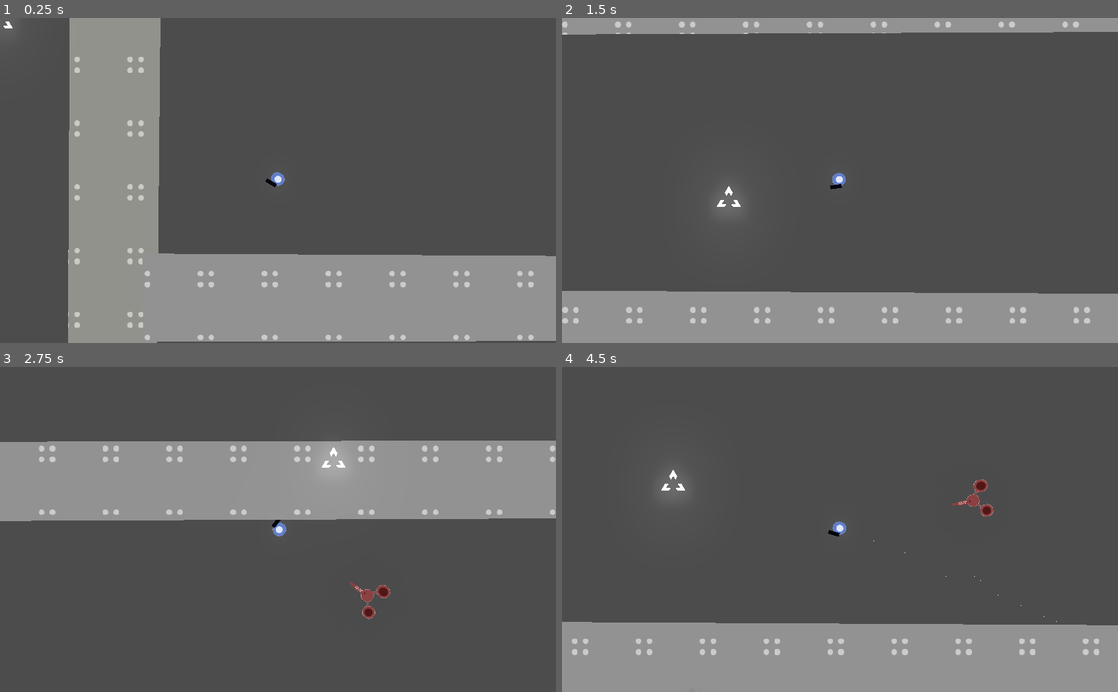
Above: before the commit, frames 1-4 (two rows, left to right).
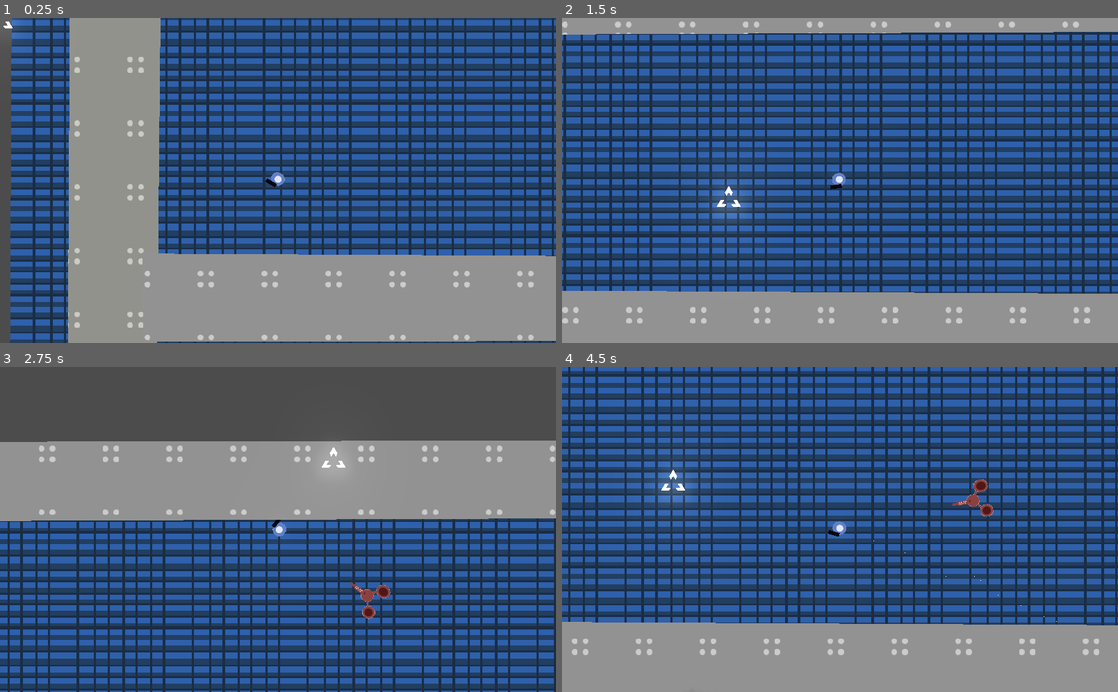
Above: after the commit, the same moments.

Repository: jnrdrgz/BadDrones
Game: Godot game, scene res://Game/Levels/Floor3.tscn
Two runs of this game, one before a commit and one after it. Both use one fixed random seed, a clock stepped at 60 frames per second and the inputs below. This scene is started directly instead of the project's main scene. The engine's default icon, where the game draws it, is replaced by a stand-in: a white triangle on a blue panel in a dark square.
Inputs (mouse positions are in pixels of both pictures, inside the frame that each line leads up to):
- Up to frame 1 (0.25 s): no input
- Up to frame 2 (1.5 s): tap Enter at 0.5 s; move the mouse to (962, 164) at 0.52 s; press the mouse at (962, 164) at 0.53 s; hold W (move_up) 0.53-1.28 s; move the mouse to (728, 196) at 1.27 s; release the mouse at (728, 196) at 1.28 s; hold S (move_down) from 1.28 s (still down); tap 1 (weapon1) at 1.35 s
- Up to frame 3 (2.75 s): move the mouse to (333, 458) at 2.02 s; release S (move_down) at 2.03 s; hold W (move_up) from 2.03 s (still down); hold 2 (weapon2) from 2.03 s (still down)
- Up to frame 4 (4.5 s): move the mouse to (812, 594) at 2.77 s; release 2 (weapon2) at 2.78 s; tap Enter at 2.85 s; move the mouse to (1006, 578) at 3.52 s; release W (move_up) at 3.53 s; press the mouse at (1006, 578) at 3.53 s; hold S (move_down) from 3.53 s (still down); move the mouse to (673, 480) at 4.27 s; release the mouse at (673, 480) at 4.28 s; tap 1 (weapon1) at 4.35 s

The runs differ from the first frame. In frame 1, 63% of the frame differs, in the area x 1-100%, y 0-100%; in frame 2, 80%, in the area x 0-100%, y 4-85%; in frame 3, 53%; in frame 4, 79%.

Commit message:
fin gj

Diff:
--- a/Enemies/Engine/Projectile.tscn
+++ b/Enemies/Engine/Projectile.tscn
@@ -1,10 +1,10 @@
 [gd_scene load_steps=4 format=2]
 
-[ext_resource path="res://icon.png" type="Texture" id=1]
+[ext_resource path="res://Assets/proyectil_bullethell.png" type="Texture" id=1]
 [ext_resource path="res://Enemies/Engine/Projectile.gd" type="Script" id=2]
 
 [sub_resource type="CircleShape2D" id=1]
-radius = 18.2504
+radius = 3.82426
 
 [node name="Projectile" type="KinematicBody2D"]
 collision_layer = 2147484672
@@ -12,8 +12,10 @@
 script = ExtResource( 2 )
 
 [node name="Sprite" type="Sprite" parent="."]
+position = Vector2( 0.25, 2.25 )
 scale = Vector2( 0.5, 0.5 )
 texture = ExtResource( 1 )
 
 [node name="CollisionShape2D" type="CollisionShape2D" parent="."]
+position = Vector2( -0.5, 1.25 )
 shape = SubResource( 1 )
--- a/Game/BaseEnemy.gd
+++ b/Game/BaseEnemy.gd
@@ -9,7 +9,7 @@
 export var health = 3
 var can_move = true
 
-
+var rng = RandomNumberGenerator.new()
 
 
 #Shield variables
@@ -37,9 +37,22 @@
 					print("Wall collision")
 					kill()
 
+onready var col_scene = preload("res://Game/LaserCollectable.tscn")
+var spawned_a_col = false
+func spawn_collect():
+	if not spawned_a_col:
+		var col_inst = col_scene.instance()
+		col_inst.scale = Vector2(0.6,0.6)
+		col_inst.global_position = global_position
+		get_tree().current_scene.add_child(col_inst)
+		spawned_a_col = true
 
 func _process(delta):
 	if killed:
+		#rng.randomize()
+		var r = rng.randi_range(0,7)
+		if r == 4:
+			spawn_collect()
 		if $Explosion.finished:
 			queue_free()
 
@@ -65,6 +78,8 @@
 	$Explosion.play_anim("main_explosion")
 	killed = true
 
+
+
 func set_player():
 	player = get_tree().current_scene.get_node("Player")
 
--- a/Game/Enemy2.gd
+++ b/Game/Enemy2.gd
@@ -17,6 +17,7 @@
 	var enemy_instance = projectile_enemy_scene.instance()
 	#enemy_instance.scale = Vector2(0.3,0.3)
 	enemy_instance.global_position = global_position
+
 	get_tree().current_scene.add_child(enemy_instance)
 
 func _on_EnemyCreationTimer_timeout():
--- a/Game/Engine.gd
+++ b/Game/Engine.gd
@@ -43,15 +43,19 @@
 	$Shield.visible = false
 	shield_activated = false
 
+var MAX_PROJ = 50
+var projs = 0
 func spawn_enemy():
-	var enemy_instance = Argos.instance()
+	if projs < MAX_PROJ:
+		var enemy_instance = Argos.instance()
 
-	var points = $SpawnPoints.get_children()
-	var point = points[randi() % points.size()]
-	#print(point.name)
+		var points = $SpawnPoints.get_children()
+		var point = points[randi() % points.size()]
+		#print(point.name)
 
-	enemy_instance.global_position = point.global_position
-	get_tree().current_scene.add_child(enemy_instance)
+		enemy_instance.global_position = point.global_position
+		get_tree().current_scene.add_child(enemy_instance)
+		projs += 1
 
 func _on_EnemyCreationTimer_timeout():
 	print("enemy created")
--- a/Game/Levels/Floor2.tscn
+++ b/Game/Levels/Floor2.tscn
@@ -10,6 +10,7 @@
 [node name="BaseLevel" instance=ExtResource( 1 )]
 
 [node name="Floor" parent="." index="0" instance=ExtResource( 2 )]
+visible = true
 position = Vector2( -1370.11, 809.179 )
 polygon = PoolVector2Array( -1147.51, -1152.29, -1218.39, 2104.91, 2065.58, 3599.47, 6296.91, 2603.86, 6296.91, -1084.41, 2042.96, -2147.89 )
 
@@ -63,20 +64,27 @@
 [node name="Argos11" parent="Enemies" index="11" instance=ExtResource( 6 )]
 position = Vector2( 2319.86, 242.803 )
 
-[node name="Wall13" type="StaticBody2D" parent="Walls" index="0"]
+[node name="Wall13" type="StaticBody2D" parent="Walls" index="0" groups=[
+"walls",
+]]
 position = Vector2( -1179.7, 337.721 )
 rotation = 0.199133
 
 [node name="CollisionPolygon2D" type="CollisionPolygon2D" parent="Walls/Wall13" index="0"]
-position = Vector2( 60.3213, 138.456 )
-polygon = PoolVector2Array( 999.88, -617.82, 696.979, -175.403, 785.891, 373.142, 910.432, 936.285, 1105.78, 1448.15, 1382.99, 1712.44, 1810.72, 1800.62, 2369.24, 1770.75, 3223.44, 1578.95, 3715.56, 1324.35, 4117.69, 816.161, 3937.19, 17.9189, 3831.63, -601.338, 3524.84, -1063.52, 3039.57, -1159.7, 1547.46, -858.58, 1001.01, -618.75, 827.056, -937.576, 3072.77, -1379.92, 3681.24, -1250.37, 4017.97, -735.998, 4142.35, -23.4848, 4300.44, 759.87, 3841, 1506.23, 3313.77, 1808.72, 2296.38, 2057.61, 1529.66, 1929.1, 951.348, 1762.56, 775.036, 1536.69, 374.048, -234.372, 821.006, -934.635 )
+position = Vector2( 895.891, -445.441 )
+polygon = PoolVector2Array( 295.1, 2053.59, 91.1896, 1547.7, -130.713, 394.137, 157.59, -12.6521, 659.756, -277.403, 2219.44, -592.158, 2690.87, -469.415, 2980.68, -4.9902, 3247.44, 1417.22, 2936.84, 1850.5, 2261.92, 2178.86, 1206.85, 2391.78, 564.493, 2308.09, 297.804, 2058.93, -106.101, 2330.89, -11.6843, 3078.32, 4019.15, 2316.69, 3262.96, -1430.62, -1071.5, -497.665, -119.749, 2348.1 )
+__meta__ = {
+"_editor_description_": ""
+}
 
 [node name="Polygon2D" type="Polygon2D" parent="Walls/Wall13" index="1"]
 position = Vector2( 895.891, -445.441 )
 texture = ExtResource( 4 )
 polygon = PoolVector2Array( 295.1, 2053.59, 91.1896, 1547.7, -130.713, 394.137, 157.59, -12.6521, 659.756, -277.403, 22 …(273 unchanged characters)…
 
-[node name="Wall" type="StaticBody2D" parent="Walls" index="1"]
+[node name="Wall" type="StaticBody2D" parent="Walls" index="1" groups=[
+"walls",
+]]
 position = Vector2( -404.278, 671.451 )
 rotation = 0.199133
 __meta__ = {
@@ -92,7 +100,9 @@
 texture = ExtResource( 4 )
 polygon = PoolVector2Array( 327.824, 741.959, 319.339, 818.326, 580.603, 812.689, 781.787, 668.42, 729.461, 617.508, 577.934, 737.938 )
 
-[node name="Wall2" type="StaticBody2D" parent="Walls" index="2"]
+[node name="Wall2" type="StaticBody2D" parent="Walls" index="2" groups=[
+"walls",
+]]
 position = Vector2( 155.716, 999.484 )
 rotation = -0.176601
 __meta__ = {
@@ -108,7 +118,9 @@
 texture = ExtResource( 4 )
 polygon = PoolVector2Array( 327.824, 741.959, 319.339, 818.326, 580.603, 812.689, 781.787, 668.42, 729.461, 617.508, 577.934, 737.938 )
 
-[node name="Wall14" type="StaticBody2D" parent="Walls" index="3"]
+[node name="Wall14" type="StaticBody2D" parent="Walls" index="3" groups=[
+"walls",
+]]
 position = Vector2( -1452.45, 63.6537 )
 rotation = -0.176601
 __meta__ = {
@@ -124,7 +136,9 @@
 texture = ExtResource( 4 )
 polygon = PoolVector2Array( 310.778, 733.132, 319.339, 818.326, 569.508, 813.129, 551.259, 631.089, 533.932, 470.957, 299.38, 499.163 )
 
-[node name="Wall15" type="StaticBody2D" parent="Walls" index="4"]
+[node name="Wall15" type="StaticBody2D" parent="Walls" index="4" groups=[
+"walls",
+]]
 position = Vector2( 1048.41, 963.295 )
 rotation = -0.176601
 __meta__ = {
@@ -140,7 +154,9 @@
 texture = ExtResource( 4 )
 polygon = PoolVector2Array( 310.778, 733.132, 319.339, 818.326, 569.508, 813.129, 551.259, 631.089, 533.932, 470.957, 299.38, 499.163 )
 
-[node name="Wall16" type="StaticBody2D" parent="Walls" index="5"]
+[node name="Wall16" type="StaticBody2D" parent="Walls" index="5" groups=[
+"walls",
+]]
 position = Vector2( -1233.16, 1318.8 )
 rotation = -0.176601
 __meta__ = {
@@ -156,7 +172,9 @@
 texture = ExtResource( 4 )
 polygon = PoolVector2Array( 310.778, 733.132, 319.339, 818.326, 569.508, 813.129, 551.259, 631.089, 533.932, 470.957, 299.38, 499.163 )
 
-[node name="Wall3" type="StaticBody2D" parent="Walls" index="6"]
+[node name="Wall3" type="StaticBody2D" parent="Walls" index="6" groups=[
+"walls",
+]]
 position = Vector2( 1114.58, 3031.65 )
 rotation = -1.63479
 __meta__ = {
@@ -172,7 +190,9 @@
 texture = ExtResource( 4 )
 polygon = PoolVector2Array( 327.824, 741.959, 319.339, 818.326, 580.603, 812.689, 781.787, 668.42, 729.461, 617.508, 577.934, 737.938 )
 
-[node name="Wall4" type="StaticBody2D" parent="Walls" index="7"]
+[node name="Wall4" type="StaticBody2D" parent="Walls" index="7" groups=[
+"walls",
+]]
 position = Vector2( -1073.19, 59.0308 )
 rotation = 0.503482
 __meta__ = {
@@ -188,7 +208,9 @@
 texture = ExtResource( 4 )
 polygon = PoolVector2Array( 327.824, 741.959, 319.339, 818.326, 580.603, 812.689, 781.787, 668.42, 729.461, 617.508, 577.934, 737.938 )
 
-[node name="Wall5" type="StaticBody2D" parent="Walls" index="8"]
+[node name="Wall5" type="StaticBody2D" parent="Walls" index="8" groups=[
+"walls",
+]]
 position = Vector2( 2603.21, 2406.99 )
 rotation = 1.5708
 __meta__ = {
@@ -204,7 +226,9 @@
 texture = ExtResource( 4 )
 polygon = PoolVector2Array( 327.824, 741.959, 319.339, 818.326, 580.603, 812.689, 781.787, 668.42, 729.461, 617.508, 577.934, 737.938 )
 
-[node name="Wall6" type="StaticBody2D" parent="Walls" index="9"]
+[node name="Wall6" type="StaticBody2D" parent="Walls" index="9" groups=[
+"walls",
+]]
 position = Vector2( 3729.89, 2376.85 )
 rotation = 3.62317
 
@@ -217,7 +241,9 @@
 texture = ExtResource( 4 )
 polygon = PoolVector2Array( 327.824, 741.959, 319.339, 818.326, 580.603, 812.689, 781.787, 668.42, 729.461, 617.508, 577.934, 737.938 )
 
-[node name="Wall7" type="StaticBody2D" parent="Walls" index="10"]
+[node name="Wall7" type="StaticBody2D" parent="Walls" index="10" groups=[
+"walls",
+]]
 position = Vector2( 1569.59, 1727.37 )
 rotation = 3.25703
 
@@ -230,7 +256,9 @@
 texture = ExtResource( 4 )
 polygon = PoolVector2Array( 327.824, 741.959, 319.339, 818.326, 580.603, 812.689, 781.787, 668.42, 729.461, 617.508, 577.934, 737.938 )
 
-[node name="Wall8" type="StaticBody2D" parent="Walls" index="11"]
+[node name="Wall8" type="StaticBody2D" parent="Walls" index="11" groups=[
+"walls",
+]]
 position = Vector2( 1793.38, 1747.22 )
 rotation = 3.14159
 __meta__ = {
@@ -246,7 +274,9 @@
 texture = ExtResource( 4 )
 polygon = PoolVector2Array( 327.824, 741.959, 319.339, 818.326, 580.603, 812.689, 781.787, 668.42, 729.461, 617.508, 577.934, 737.938 )
 
-[node name="Wall9" type="StaticBody2D" parent="Walls" index="12"]
+[node name="Wall9" type="StaticBody2D" parent="Walls" index="12" groups=[
+"walls",
+]]
 position = Vector2( 1264.11, 2519.18 )
 rotation = 4.63925
 __meta__ = {
@@ -262,7 +292,9 @@
 texture = ExtResource( 4 )
 polygon = PoolVector2Array( 327.824, 741.959, 319.339, 818.326, 580.603, 812.689, 781.787, 668.42, 729.461, 617.508, 577.934, 737.938 )
 
-[node name="Wall10" type="StaticBody2D" parent="Walls" index="13"]
+[node name="Wall10" type="StaticBody2D" parent="Walls" index="13" groups=[
+"walls",
+]]
 position = Vector2( -1694.14, 605.206 )
 rotation = 0.0649735
 __meta__ = {
@@ -278,7 +310,9 @@
 texture = ExtResource( 4 )
 polygon = PoolVector2Array( 327.824, 741.959, 319.339, 818.326, 580.603, 812.689, 781.787, 668.42, 729.461, 617.508, 577.934, 737.938 )
 
-[node name="Wall11" type="StaticBody2D" parent="Walls" index="14"]
+[node name="Wall11" type="StaticBody2D" parent="Walls" index="14" groups=[
+"walls",
+]]
 position = Vector2( 174.175, -1761.99 )
 rotation = 1.1749
 __meta__ = {
@@ -294,17 +328,19 @@
 texture = ExtResource( 4 )
 polygon = PoolVector2Array( 327.824, 741.959, 319.339, 818.326, 580.603, 812.689, 781.787, 668.42, 729.461, 617.508, 577.934, 737.938 )
 
-[node name="Wall12" type="StaticBody2D" parent="Walls" index="15"]
+[node name="Wall12" type="StaticBody2D" parent="Walls" index="15" groups=[
+"walls",
+]]
 position = Vector2( -1218.34, 1927.36 )
-__meta__ = {
-"_edit_group_": true
-}
 
 [node name="CollisionPolygon2D2" type="CollisionPolygon2D" parent="Walls/Wall12" index="0"]
 position = Vector2( 2302.39, -258.737 )
 polygon = PoolVector2Array( 325.543, 745.507, 566.277, 735.227, 731.553, 618.686, 783.467, 665.303, 590.645, 806.211, 319.193, 818.527 )
 
 [node name="Polygon2D" type="Polygon2D" parent="Walls/Wall12" index="1"]
-position = Vector2( 2279.23, -273.838 )
-texture = ExtResource( 4 )
-polygon = PoolVector2Array( 327.824, 741.959, 319.339, 818.326, 580.603, 812.689, 781.787, 668.42, 729.461, 617.508, 577.934, 737.938 )
+position = Vector2( 2302.39, -258.737 )
+texture = ExtResource( 4 )
+polygon = PoolVector2Array( 325.543, 745.507, 566.277, 735.227, 731.553, 618.686, 783.467, 665.303, 590.645, 806.211, 319.193, 818.527 )
+__meta__ = {
+"_editor_description_": ""
+}
--- a/Game/Levels/Floor3.tscn
+++ b/Game/Levels/Floor3.tscn
@@ -12,6 +12,9 @@
 script = ExtResource( 4 )
 
 [node name="Floor" parent="." index="0" instance=ExtResource( 3 )]
+visible = true
+position = Vector2( 96.7005, 329.631 )
+scale = Vector2( 1.8, 1.5 )
 
 [node name="DownStair" parent="." index="1" instance=ExtResource( 5 )]
 position = Vector2( 184.392, 1161.33 )
--- a/project.godot
+++ b/project.godot
@@ -18,6 +18,10 @@
 config/name="Ggj"
 run/main_scene="res://Menu.tscn"
 config/icon="res://icon.png"
+
+[debug]
+
+gdscript/warnings/enable=false
 
 [display]
 
Binary file added: Assets/engine_icon.ico
Not shown, added: BadDrones.exe
